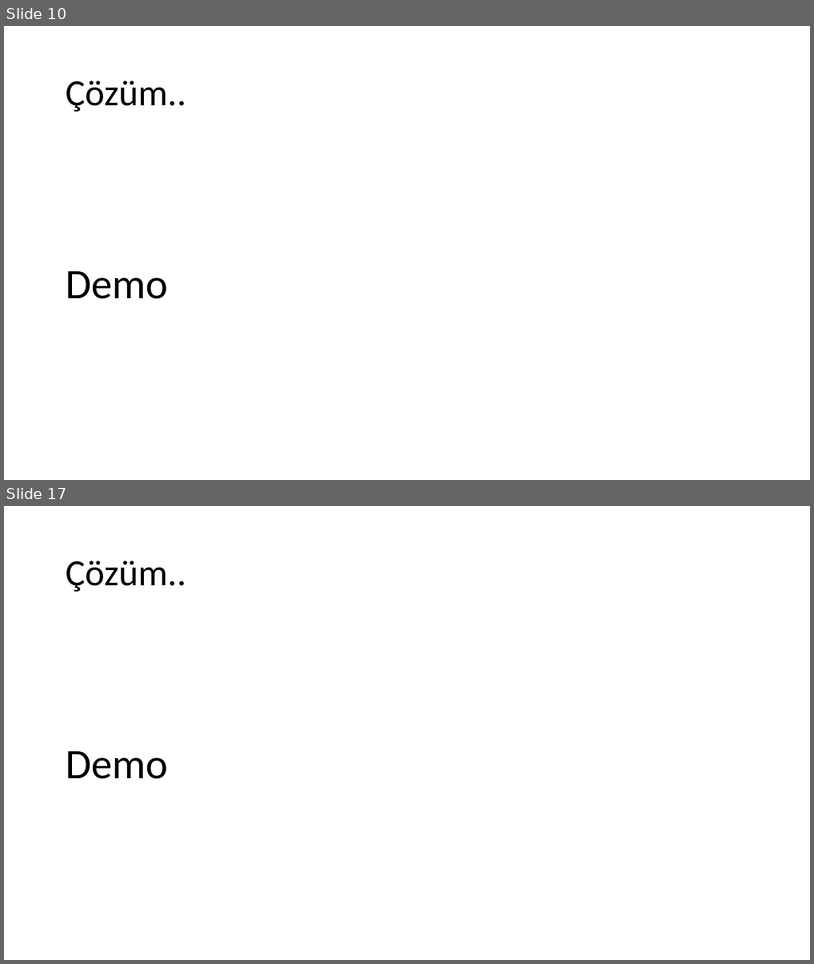
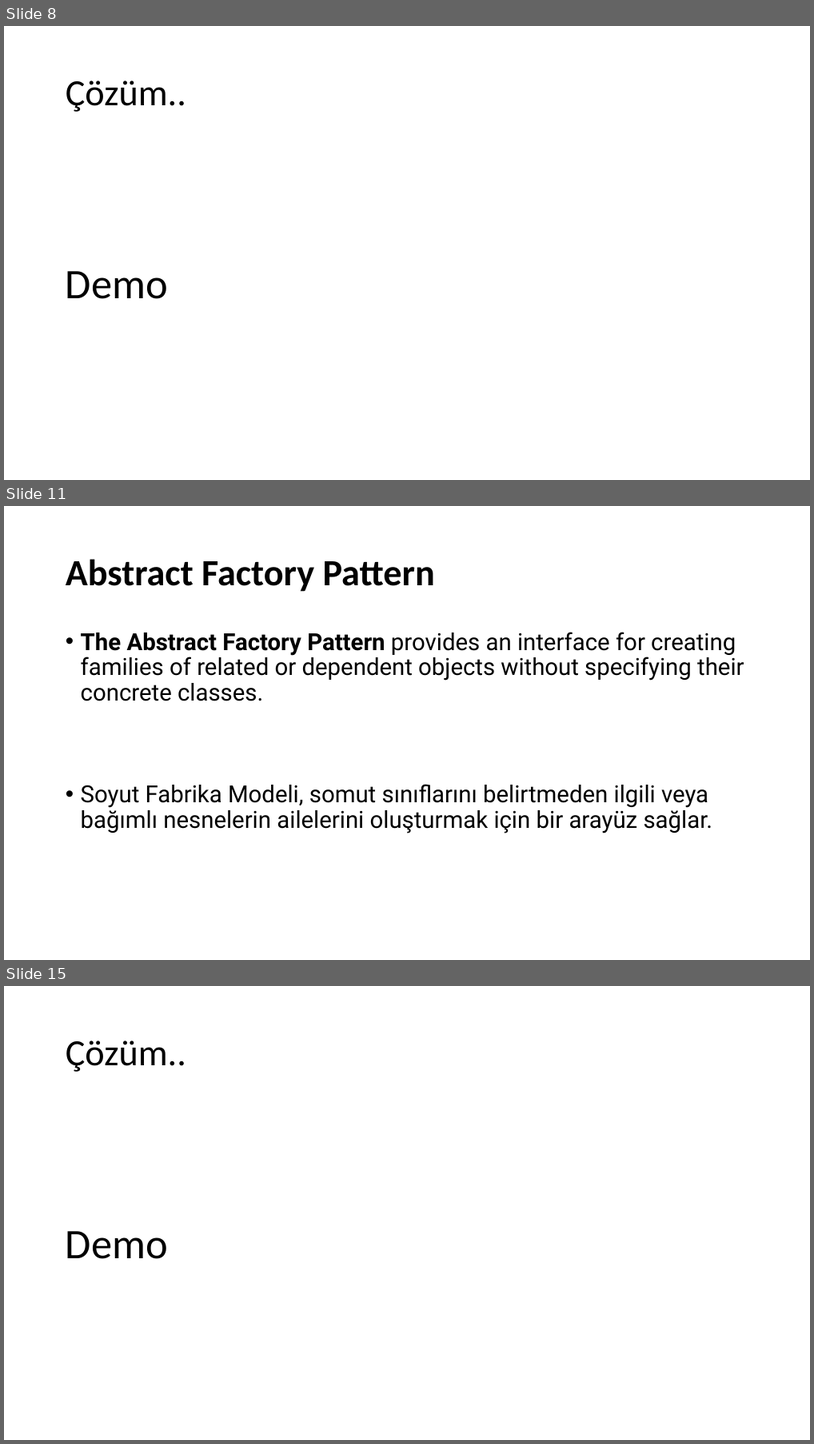
Before and after one commit to umiitkose/DesignPattern-Umiitkose, a slide deck: Tasarımdesenleri.pptx. Shown one above the other, each under a label of ours: slides 10 and 17 before the commit, slides 8, 11 and 15 after it; the slides between them are not shown. The pictures are 814x964 and 814x1444 pixels, drawn with LibreOffice and Linux fonts; fonts in the diff are those of the drawing. Boxes give left, top, right and bottom in pixels: in the first picture for what was removed or moved away, otherwise in the second. Text is boxed around its words. In the diff, an @@ line names an element or a change of style, - is before the commit and + after.

```diff
--- a/Tasarımdesenleri.pptx
+++ b/Tasarımdesenleri.pptx
@@ slide 11 added at (4, 506, 810, 960), background #FFFFFF @@
@@ title added at (66, 559, 435, 592), 44 pt, text #000000, bold @@
+Abstract Factory Pattern
@@ text added at (81, 632, 744, 833), 28 pt, text #000000 @@
+• The Abstract Factory Pattern provides an interface for creating families of related or dependent objects without specifying their concrete classes.
+• Soyut Fabrika Modeli, somut sınıflarını belirtmeden ilgili veya bağımlı nesnelerin ailelerini oluşturmak için bir arayüz sağlar.
@@ what was slide 10 is now slide 8 @@
@@ what was slide 17 is now slide 15 @@
```
Also in this commit, not shown: 20 other slides added.
